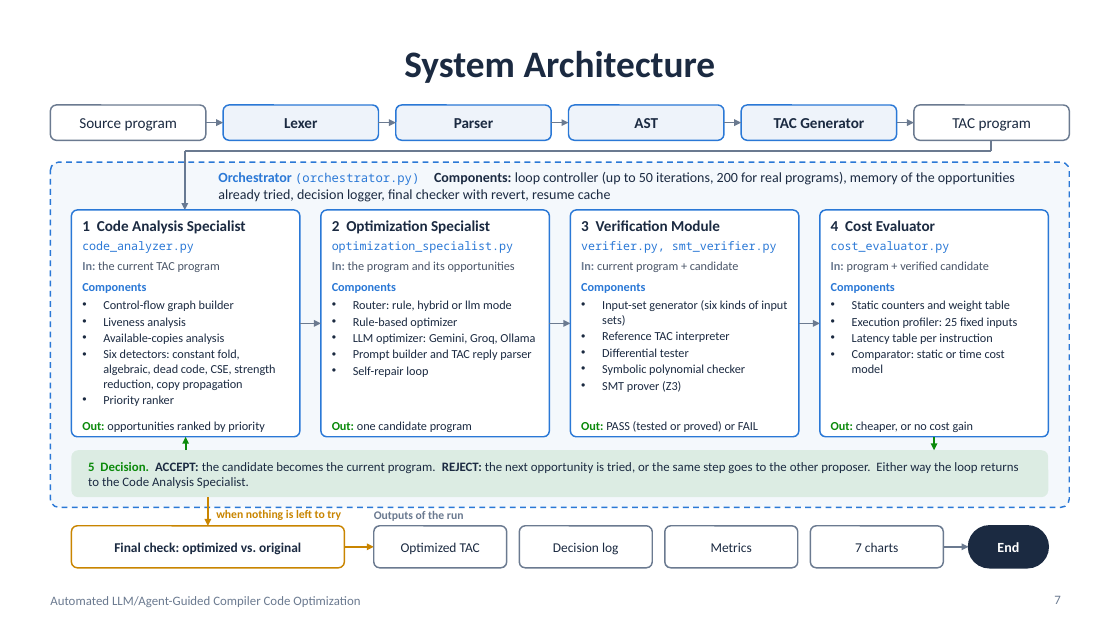
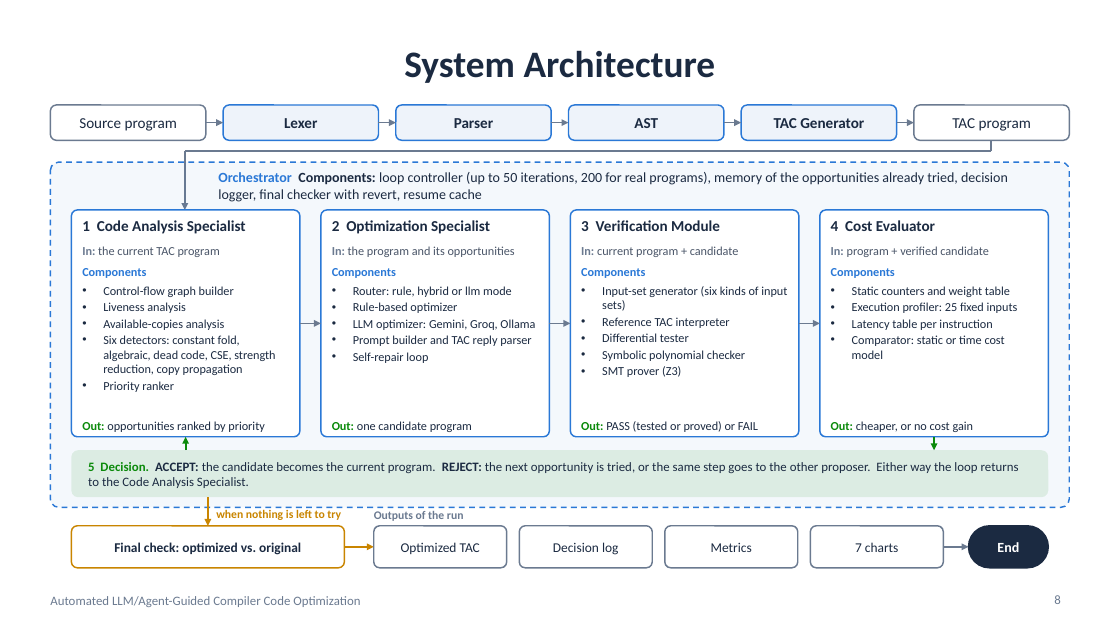
Before and after one commit to adarshhsharmaa-rgb/LLM-based-Compiler-Code-Optimization, a slide deck: slide 8 of project_ppt_24bce2972_review3.pptx (slide 7 before the commit). Drawn at 1120x630 pixels with LibreOffice and Linux fonts; fonts in the diff are those of the drawing. Boxes give left, top, right and bottom in pixels: in the first picture for what was removed or moved away, otherwise in the second. Text is boxed around its words. In the diff, an @@ line names an element or a change of style, - is before the commit and + after.

```diff
--- a/project_ppt_24bce2972_review3.pptx
+++ b/project_ppt_24bce2972_review3.pptx
@@ text at box(218, 172, 1008, 202): text changed @@
-Orchestrator (orchestrator.py) Components: loop controller (up to 50 iterations, 200 for real programs), memory of the opportunities already tried, decision logger, final checker with revert, resume cache
+Orchestrator Components: loop controller (up to 50 iterations, 200 for real programs), memory of the opportunities already tried, decision logger, final checker with revert, resume cache
@@ text removed at box(82, 241, 194, 253) @@
-code_analyzer.py
@@ text removed at box(332, 241, 513, 253) @@
-optimization_specialist.py
@@ text removed at box(581, 241, 777, 253) @@
-verifier.py, smt_verifier.py
@@ 12 texts: place and size @@
-12 texts at box(82, 261, 1018, 392)
+12 texts at box(82, 246, 1018, 377)
@@ text removed at box(831, 241, 950, 253) @@
-cost_evaluator.py
@@ page number at box(1054, 595, 1060, 604): text changed @@
-7
+8
```
Also in this commit, not shown: 3 other slides changed, 4 slides added, 17 other files.
